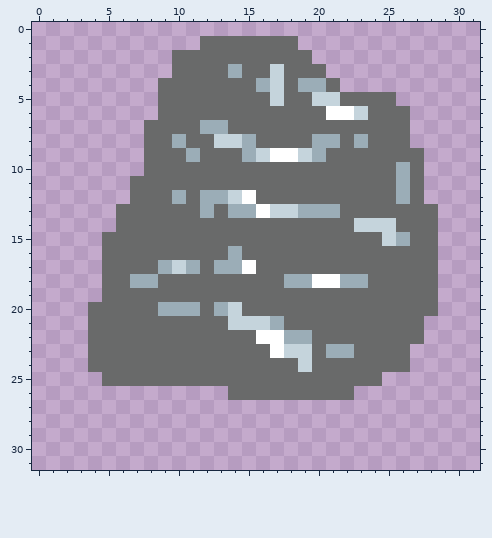
Pixel-art sprite -- Assets/2D/Sprites/Metal.png. The picture above is the old version.
The file is 32x32 pixels.
After the commit:
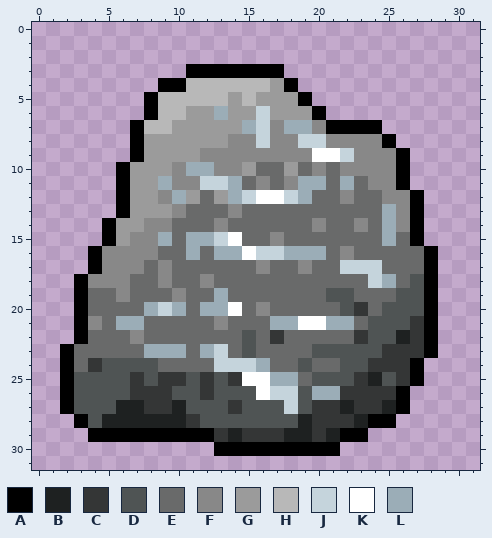
Palette (. is transparent): A #000000  B #1e2121  C #343636  D #4f5454  E #696a6a  F #888888  G #9b9b9b  H #b8b8b8  J #c5d4dc  K #ffffff  L #9badb7
Changes in this commit:
Changed rows in their new state; - is an unchanged pixel.
first column x 2:
 1 ----------.......----------
 2 --------..........---------
 3 --------.AAAAAAA...--------
 4 -------AAHHHHHHGA...-------
 5 ------AHHHHHGHGGGA......---
 6 ------AHHGGLGGJGGGA......--
 7 -----AHHGGGGGLJFLLFAAAA..--
 8 -----AGGGGGGFFJFFJJFFFFA.--
 9 -----AGGGGFFFFFFFFKKJFFFA.-
10 ----AGGGFLLFFG--G-F-FFFFA.-
11 ----AGGLFFJJL-F-FLL-L-FFA.-
12 ----AGGF-GEGLJKKJL--F--FFA-
13 ----AGGGF-E-FEEEEEEE---LFA.
14 ---AGGFF---F------F--FELFA.
15 ---AGFFL-LLJK--F-------LEA.
16 --AFFFF--L-L-KJJLLL-F-----A
17 --AFFF-FEE-EEEF--F--JJJ---A
18 -AFFFEEF--F-----EEEEEEJL-DA
19 -AE-F---F--L-------DD---DDA
20 -A----LJ-EL-K-F-----DC-DDDA
21 -AF-LL-----FEEE-LKKLL-DDDCA
22 -A---F-------DECEE---CDDBCA
23 AE----LLL-LJ-D-EEEDDDDDCCCA
24 AECDDDD----JJJL--D--DDCCCA-
25 ADDDDCDCCDCDCKKLL-DDDCBDCA-
26 ADDDDCCCDDCDDDKJJDLLCCCCA--
27 ADDDBBCCBDDDCDDDJDCCBCCBA--
28 -ADBBBBBBCDDDDDDDBCCCBAA---
29 --AAAAAAAAACBCCCBBCBAA-----
30 -----------AAAAAAAAA-------
Pixel boxes of the changes (left, top, right, bottom) in both pictures:
changed: (60, 36, 438, 456)
